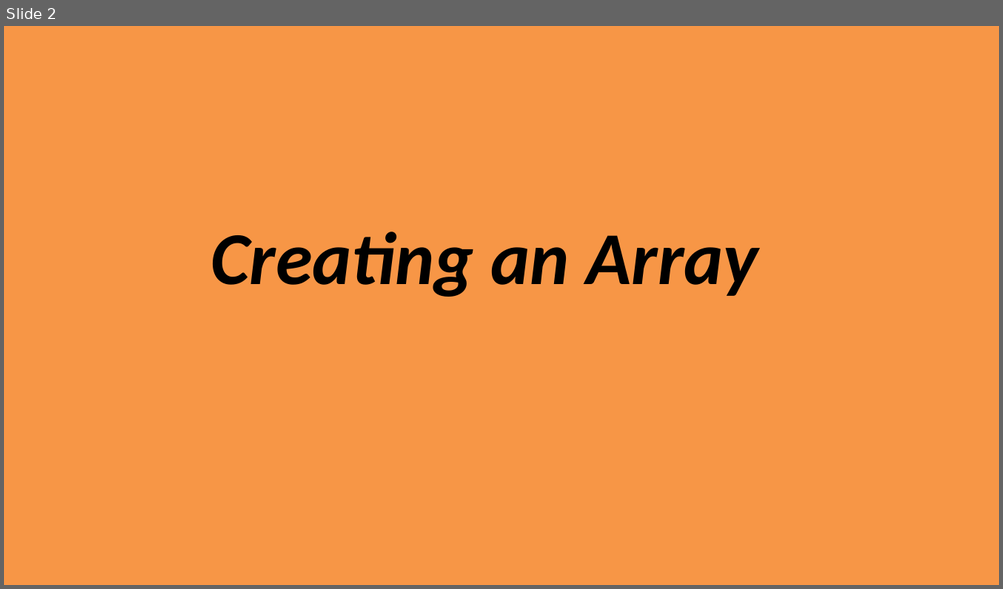
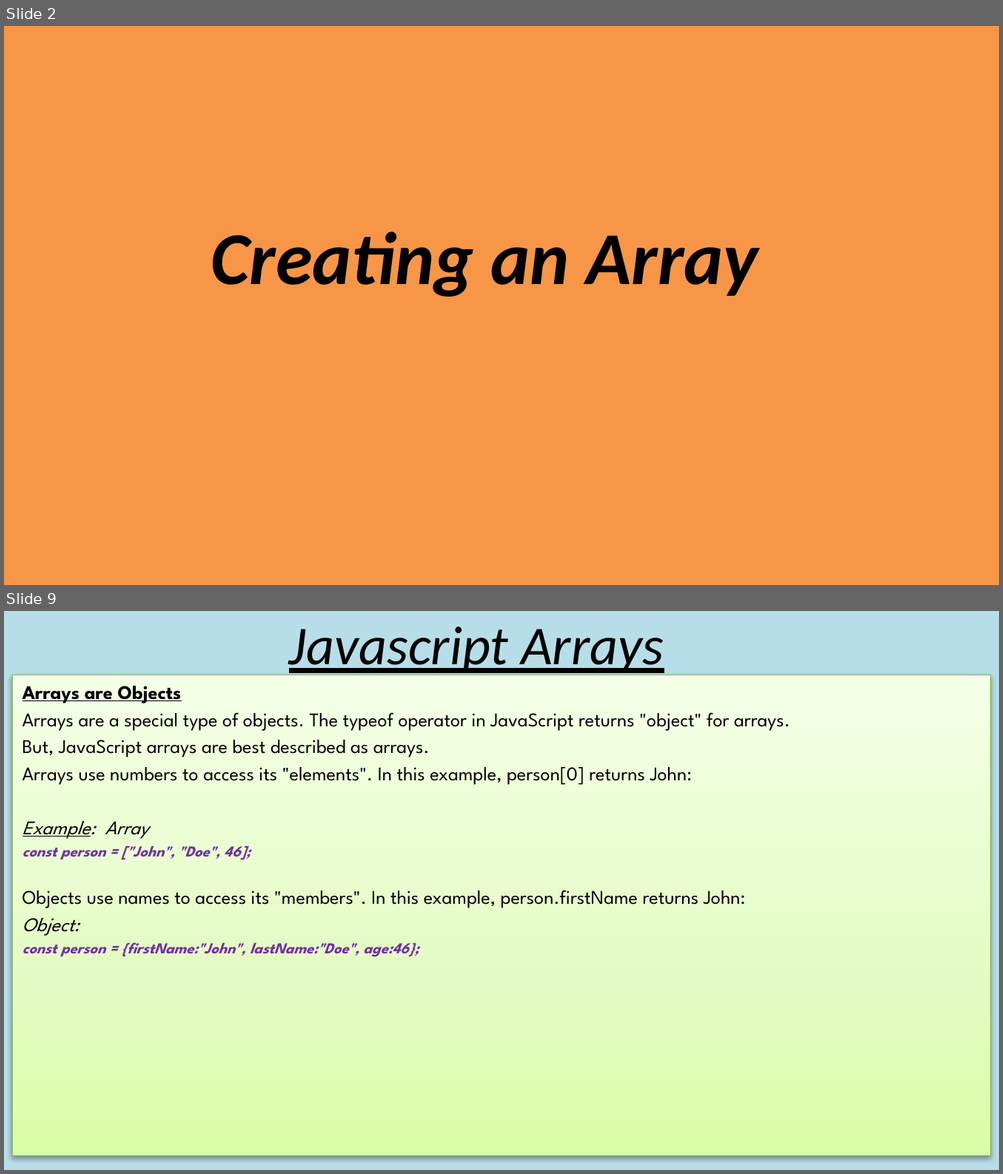
Before and after one commit to triple93r/Javascript_Arrays, a slide deck: JavascriptArrays.pptx. Shown one above the other, each under a label of ours: slide 2 before the commit, slides 2 and 9 after it; the slides between them are not shown. The pictures are 1003x589 and 1003x1174 pixels, drawn with LibreOffice and Linux fonts; fonts in the diff are those of the drawing. Boxes give left, top, right and bottom in pixels: in the first picture for what was removed or moved away, otherwise in the second. Text is boxed around its words. In the diff, an @@ line names an element or a change of style, - is before the commit and + after.

```diff
--- a/JavascriptArrays.pptx
+++ b/JavascriptArrays.pptx
@@ slide 9 added at [4,611,999,1170], background #B7DEE8 @@
@@ title added at [289,627,663,678], 39.6 pt, text #000000, italic, underline @@
+Javascript Arrays
@@ subtitle added at [12,675,990,1156], fill gradient #DAFDA7 to #E4FCC2 to #F5FFE7, outline #98B955 0.75 pt, 14 pt, text #000000 @@
+Arrays are Objects
+Arrays are a special type of objects. The typeof operator in JavaScript returns "object" for arrays.
+But, JavaScript arrays are best described as arrays.
+Arrays use numbers to access its "elements". In this example, person[0] returns John:
+Example: Array
+const person = ["John", "Doe", 46];
+Objects use names to access its "members". In this example, person.firstName returns John:
+Object:
+const person = {firstName:"John", lastName:"Doe", age:46};
```
Also in this commit, not shown: 2 slides changed, 22 other slides added.
